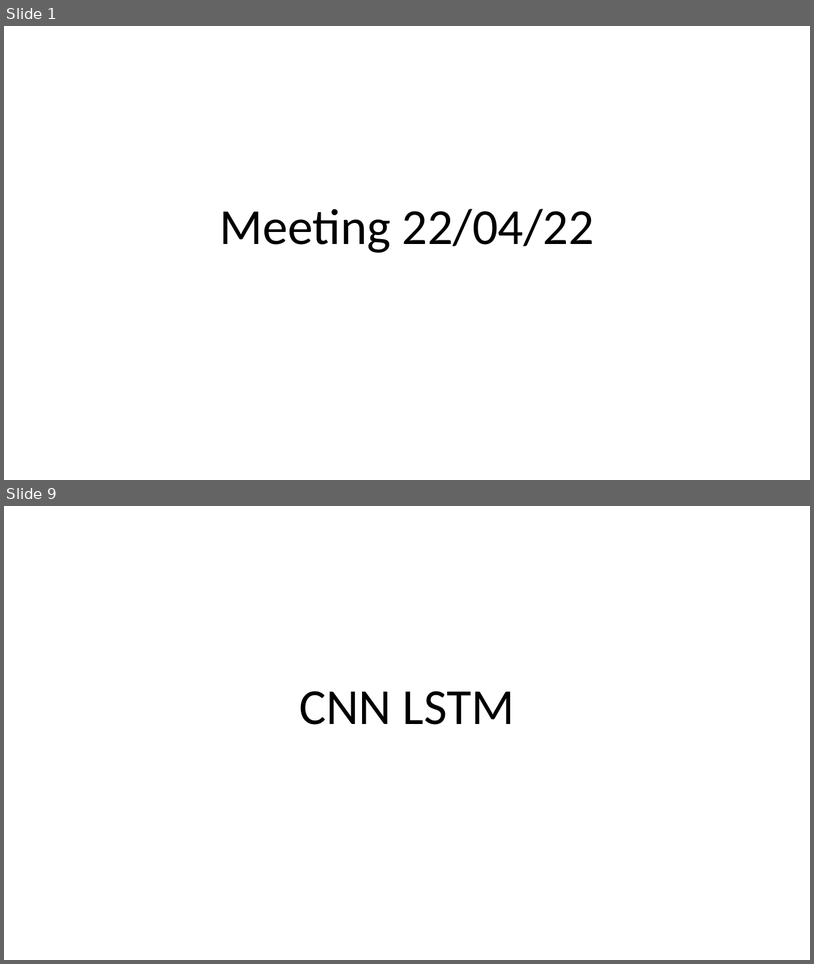
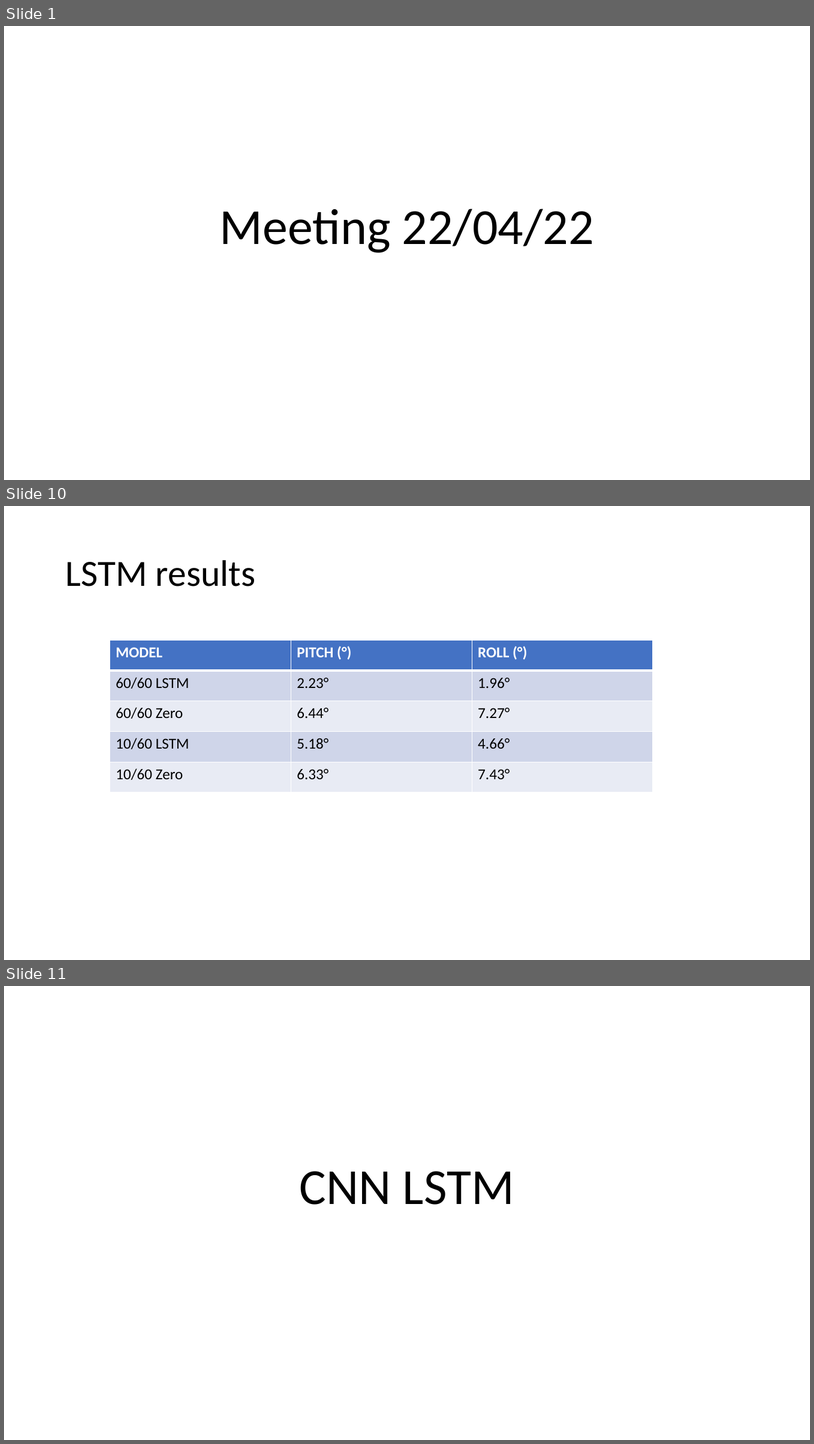
Before and after one commit to lancedw/3D-state-prediction-for-surface-vessels-using-IMU-data-and-images, a slide deck: Documentation/Presentations/Meeting 22-04-22.pptx. Shown one above the other, each under a label of ours: slides 1 and 9 before the commit, slides 1, 10 and 11 after it; the slides between them are not shown. The pictures are 814x964 and 814x1444 pixels, drawn with LibreOffice and Linux fonts; fonts in the diff are those of the drawing. Boxes give left, top, right and bottom in pixels: in the first picture for what was removed or moved away, otherwise in the second. Text is boxed around its words. In the diff, an @@ line names an element or a change of style, - is before the commit and + after.

```diff
--- a/Documentation/Presentations/Meeting 22-04-22.pptx
+++ b/Documentation/Presentations/Meeting 22-04-22.pptx
@@ slide 10 added at (x1=4, y1=506, x2=810, y2=960), background #FFFFFF @@
@@ title added at (x1=65, y1=560, x2=256, y2=586), 44 pt, text #000000 @@
+LSTM results
@@ table added at (x1=110, y1=640, x2=654, y2=792), 5 rows, 3 columns @@
+MODEL | PITCH (°) | ROLL (°)
+60/60 LSTM | 2.23° | 1.96°
+60/60 Zero | 6.44° | 7.27°
+10/60 LSTM | 5.18° | 4.66°
+10/60 Zero | 6.33° | 7.43°
@@ what was slide 9 is now slide 11 @@
```
Also in this commit, not shown: 4 slides changed, 11 other slides added, 5 slides removed.
